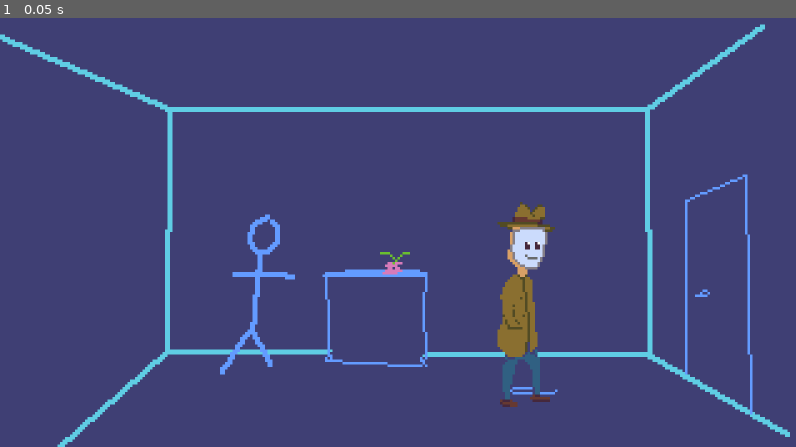
Above: before the commit, frame 1.
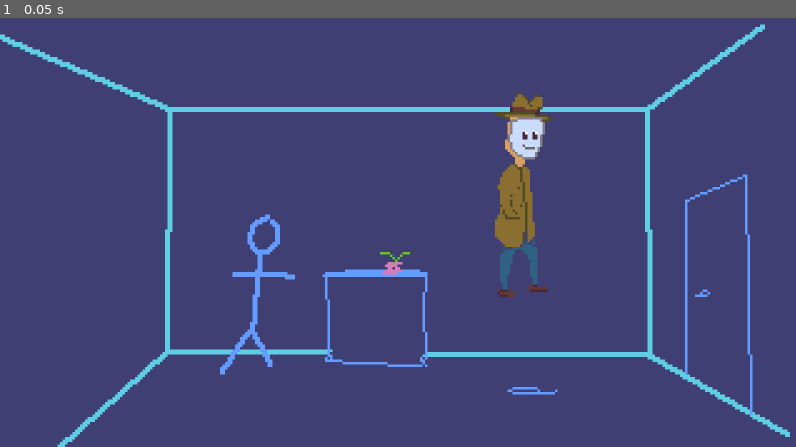
Above: after the commit, the same moment.

Repository: TerjeBallestad/pespi-mask
Game: Godot game, scene res://scenes/world.tscn
Two runs of this game, one before a commit and one after it. Both use one fixed random seed, a clock stepped at 60 frames per second and the inputs below.
Inputs:
- Up to frame 1 (0.05 s): no input

The runs differ from the first frame. In frame 1, 3.0% of the frame differs, in the area x 62-70%, y 17-91%.

Commit message:
basic player and camera movement

Diff:
--- a/project.godot
+++ b/project.godot
@@ -38,6 +38,7 @@
 [global_group]
 
 clickableObject="objects you can click on "
+Ground="Character can walk on "
 
 [rendering]
 
--- a/scenes/protagonist.tscn
+++ b/scenes/protagonist.tscn
@@ -1,5 +1,6 @@
 [gd_scene format=3 uid="uid://iyl2b2hg026c"]
 
+[ext_resource type="Script" uid="uid://cektuo56ilaqd" path="res://scripts/movement.gd" id="1_2cm76"]
 [ext_resource type="Texture2D" uid="uid://v65t27wa05v5" path="res://sprites/protagonist.png" id="1_l65vh"]
 
 [sub_resource type="AtlasTexture" id="AtlasTexture_b8pjh"]
@@ -33,10 +34,15 @@
 "group": ""
 }
 
-[node name="Protagonist" type="Node2D" unique_id=1841742184]
+[sub_resource type="RectangleShape2D" id="RectangleShape2D_ijdgc"]
+size = Vector2(21, 81)
+
+[node name="Protagonist" type="CharacterBody2D" unique_id=322512914]
+script = ExtResource("1_2cm76")
 
 [node name="AnimatedSprite2D" type="AnimatedSprite2D" parent="." unique_id=1759555526]
 texture_filter = 1
+position = Vector2(-1, -44)
 sprite_frames = SubResource("SpriteFrames_2cm76")
 metadata/_aseprite_wizard_interface_config_ = {
 "animation_section": true,
@@ -59,3 +65,7 @@
 "source_uid": -1
 }
 metadata/_aseprite_wizard_source_file_hash_ = "5d0c5711373864a41ea68932b7099966"
+
+[node name="CollisionShape2D" type="CollisionShape2D" parent="." unique_id=1885941253]
+position = Vector2(-1.5, -40.5)
+shape = SubResource("RectangleShape2D_ijdgc")
--- /dev/null
+++ b/scripts/camera_movement.gd
@@ -0,0 +1,13 @@
+extends Camera2D
+
+@export var speed := 0.1
+@export var target: Node2D
+@export var background: Sprite2D
+
+func _ready() -> void:
+	var rect := background.get_rect()
+
+	limit_left = rect.position.x * background.scale.x + background.position.x
+	limit_top = rect.position.y * background.scale.y + background.position.y
+	limit_right = rect.end.x * background.scale.x + background.position.x
+	limit_bottom = rect.end.y * background.scale.y + background.position.y
--- /dev/null
+++ b/scripts/movement.gd
@@ -0,0 +1,31 @@
+extends CharacterBody2D
+
+var target: Vector2
+@export var speed = 400
+@export var min_distance_to_target:float = 10
+func _input(event: InputEvent) -> void:
+	if event is InputEventMouseButton && event.pressed:
+		set_target_position()
+
+func set_target_position():
+	var ground: Polygon2D = get_tree().get_first_node_in_group("Ground")
+	var poly := ground.polygon
+	print(poly)
+	if Geometry2D.is_point_in_polygon(ground.to_local(get_global_mouse_position()),poly):
+		target = get_global_mouse_position()
+
+# Called when the node enters the scene tree for the first time.
+func _ready() -> void:
+
+	target = position
+
+
+# Called every frame. 'delta' is the elapsed time since the previous frame.
+func _process(delta: float) -> void:
+	pass
+
+func _physics_process(delta: float) -> void:
+	var direction = position.direction_to(target)
+	velocity = direction * speed
+	if position.distance_to(target) > min_distance_to_target:
+		move_and_slide()
Not shown, added: scripts/camera_movement.gd.uid
Not shown, added: scripts/movement.gd.uid
